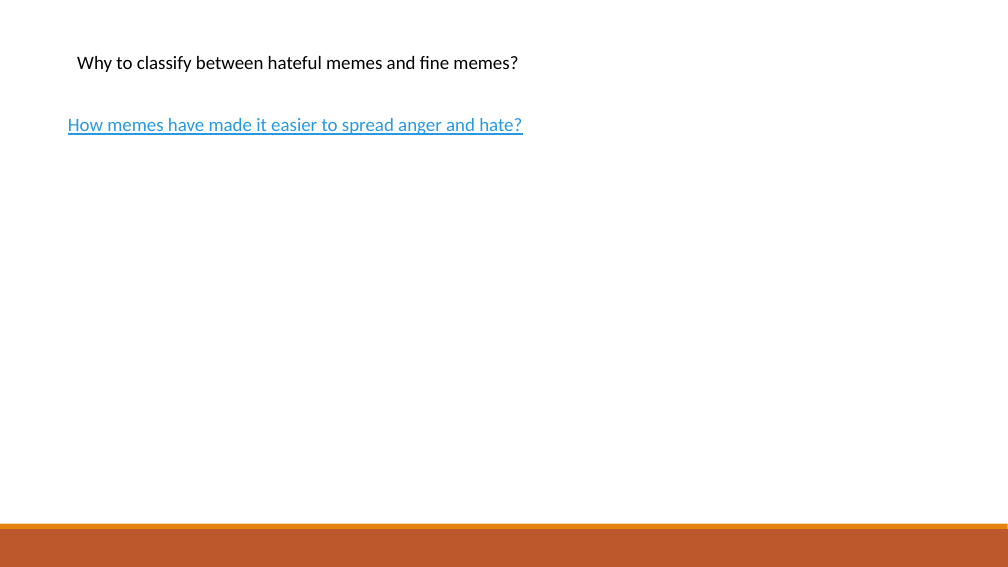
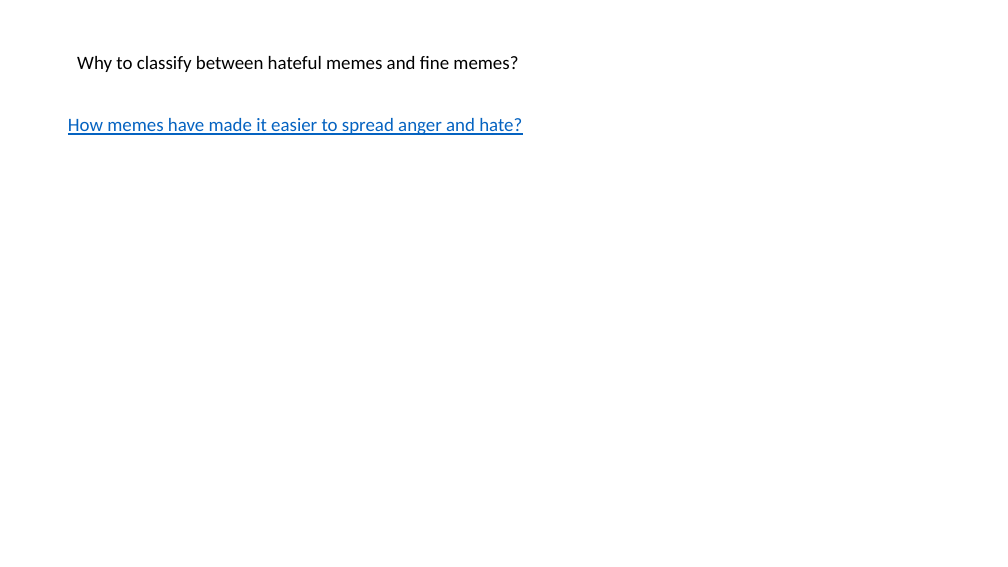
Before and after one commit to VarunBohara/Mini-Project-Documents, a slide deck: slide 4 of Literature Survey.pptx. Drawn at 1008x567 pixels with LibreOffice and Linux fonts; fonts in the diff are those of the drawing. Boxes give left, top, right and bottom in pixels: in the first picture for what was removed or moved away, otherwise in the second. Text is boxed around its words. In the diff, an @@ line names an element or a change of style, - is before the commit and + after.

```diff
--- a/Literature Survey.pptx
+++ b/Literature Survey.pptx
@@ text "How memes have made it ..." at [68,118,522,135]: text colour #2998E3 to #0563C1 @@
@@ rectangle removed at [0,529,1008,567] @@
@@ rectangle removed at [0,524,1008,529] @@
```
Also in this commit, not shown: 4 other slides changed, 14 slides added, 2 slides removed.
